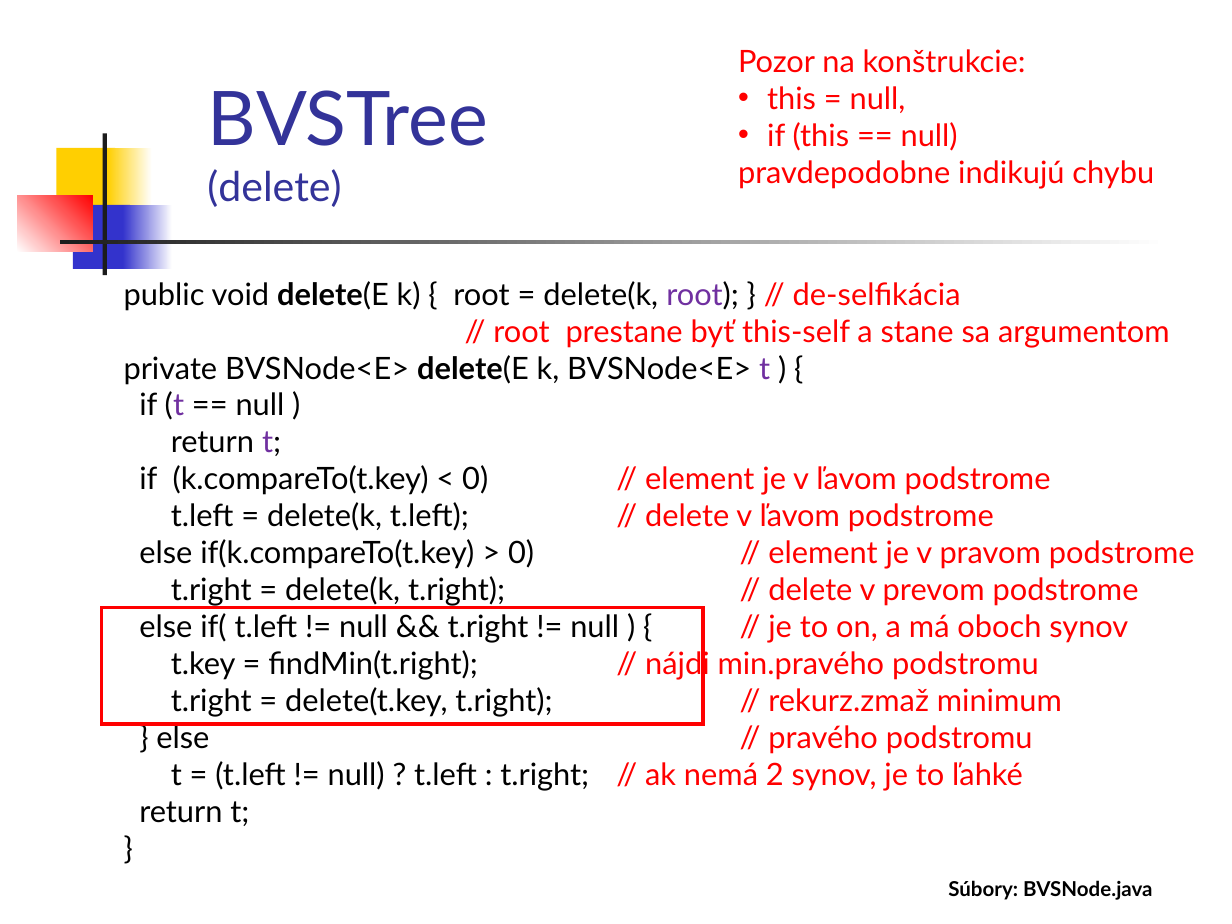
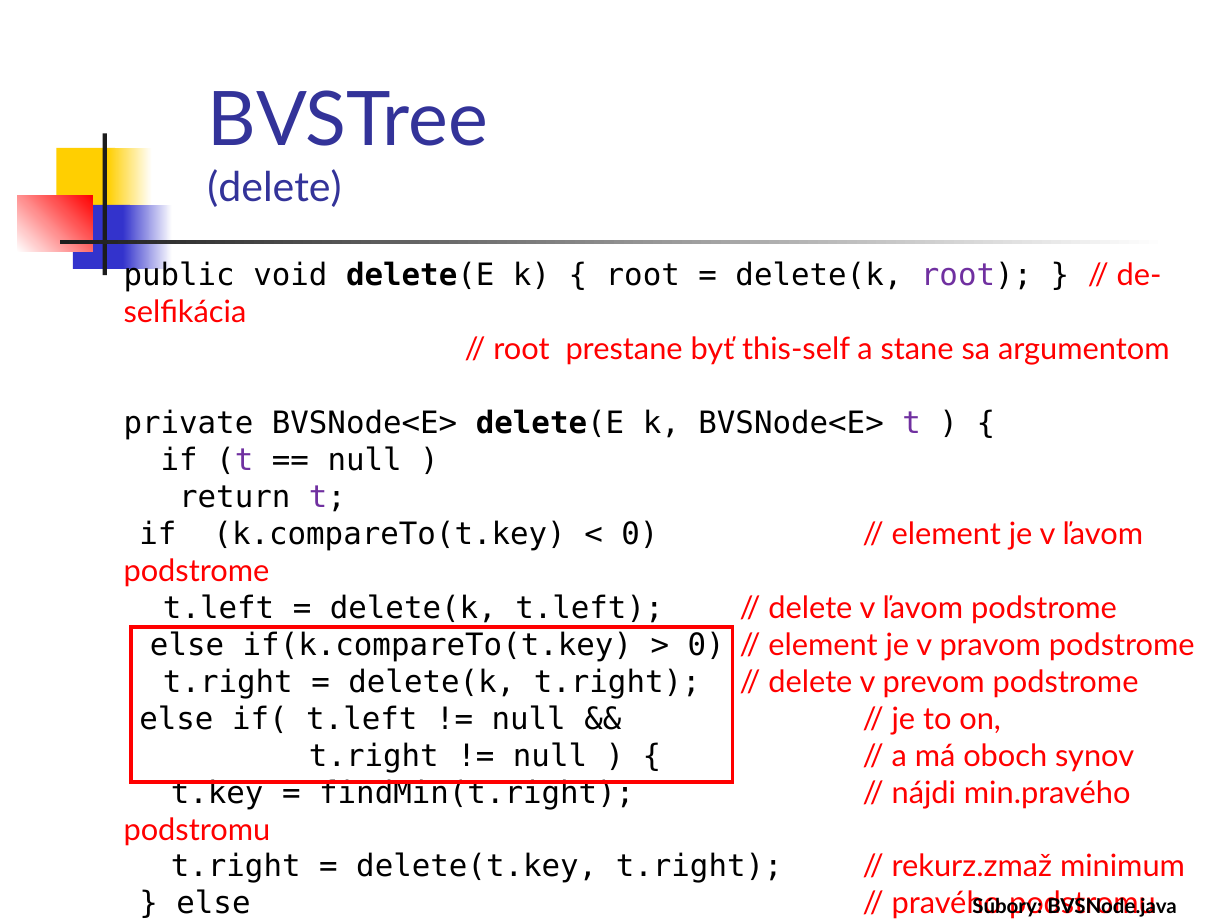
Before and after one commit to Programovanie4/Prednasky, a slide deck: slide 16 of 06/06_java_intro.ppt (slide 15 before the commit). Drawn at 1232x924 pixels with LibreOffice and Linux fonts; fonts in the diff are those of the drawing. Boxes give left, top, right and bottom in pixels: in the first picture for what was removed or moved away, otherwise in the second. Text is boxed around its words. In the diff, an @@ line names an element or a change of style, - is before the commit and + after.

```diff
--- a/06/06_java_intro.ppt
+++ b/06/06_java_intro.ppt
@@ text removed at bbox=[738, 49, 1154, 189] @@
-Pozor na konštrukcie:
-• this = null,
-• if (this == null)
-pravdepodobne indikujú chybu
@@ text "public void delete(E k) { ...": place and size @@
-text "public void delete(E k) { ..." at bbox=[124, 281, 1195, 826]
+text "public void delete(E k) { ..." at bbox=[124, 260, 1195, 919]
@@ text at bbox=[124, 260, 1195, 919]: font Lato to DejaVu Sans Mono in "public void delete(E k) { root = ...", "private BVSNode<E> delete(E k, BVSNode<E> t ) ...", "if (t == null )", "return t;" and 9 more places @@
@@ rectangle: place and size @@
-rectangle at bbox=[102, 607, 703, 724]
+rectangle at bbox=[131, 627, 732, 782]
@@ text at bbox=[139, 705, 1134, 773]: text changed; font Lato to DejaVu Sans Mono @@
-else if( t.left != null && t.right != null ) { // je to on, a má oboch synov
+else if( t.left != null && // je to on,
+t.right != null ) { // a má oboch synov
@@ text at bbox=[171, 761, 1023, 791]: text changed; font Lato to DejaVu Sans Mono @@
-t = (t.left != null) ? t.left : t.right; // ak nemá 2 synov, je to ľahké
+t = (t.left!=null)?t.left:t.right; // ak nemá 2 synov, je to ľahké
@@ text "Súbory: BVSNode.java": place and size @@
-text "Súbory: BVSNode.java" at bbox=[948, 880, 1152, 900]
+text "Súbory: BVSNode.java" at bbox=[972, 896, 1176, 919]
```
Also in this commit, not shown: 10 other slides changed, 1 slide added, 3 other files.
